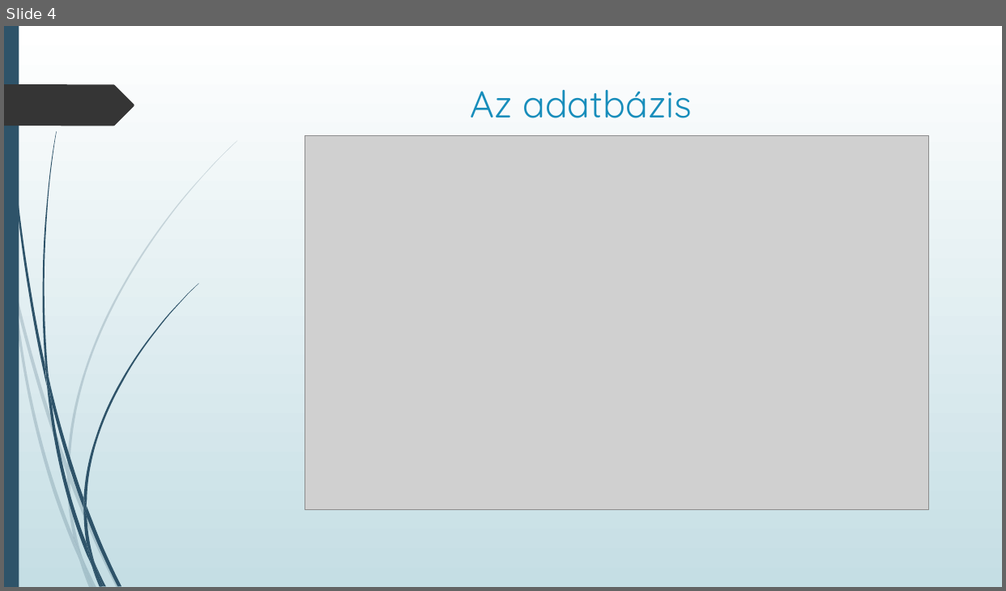
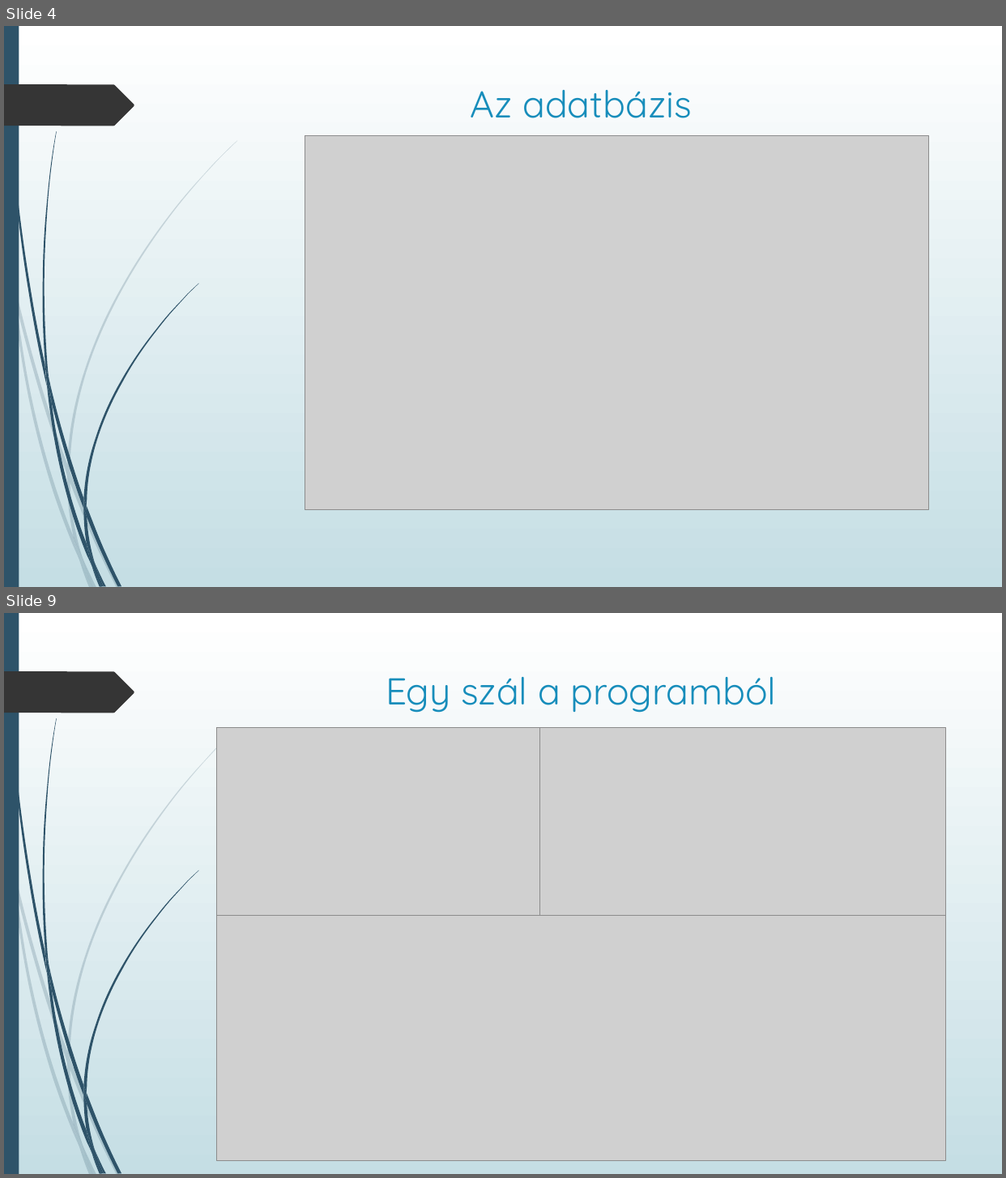
Before and after one commit to Prokiga/Vizsga_remek, a slide deck: Documents/Prezentáció.pptx. Shown one above the other, each under a label of ours: slide 4 before the commit, slides 4 and 9 after it; the slides between them are not shown. The pictures are 1006x591 and 1006x1178 pixels, drawn with LibreOffice and Linux fonts; fonts in the diff are those of the drawing; grey boxes stand for pictures. Boxes give left, top, right and bottom in pixels: in the first picture for what was removed or moved away, otherwise in the second. Text is boxed around its words. In the diff, an @@ line names an element or a change of style, - is before the commit and + after.

```diff
--- a/Documents/Prezentáció.pptx
+++ b/Documents/Prezentáció.pptx
@@ slide 9 added at [4, 613, 1002, 1174], background gradient #FFFFFF to #C5DEE5; not listed: 24 template elements that a slide beside it also shows @@
@@ title added at [386, 677, 777, 713], 36 pt, text #178DBB @@
+Egy szál a programból
@@ picture added at [216, 727, 540, 915] @@
@@ picture added at [540, 727, 946, 915] @@
@@ picture added at [216, 915, 947, 1161] @@
```
Also in this commit, not shown: 3 slides changed, 6 other slides added.
